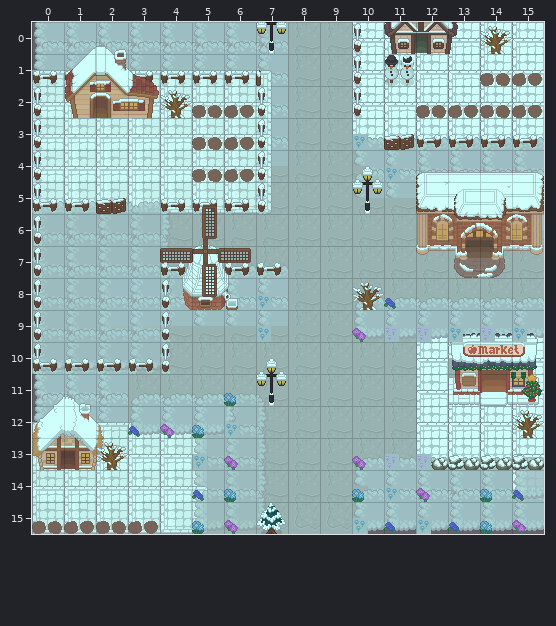
Tiled map, stored at WinterFarm.tmx. The picture above was drawn from the file before the commit.
Cells are 32x32 px. Shown: x 0..15, y 0..15.
Once edited:
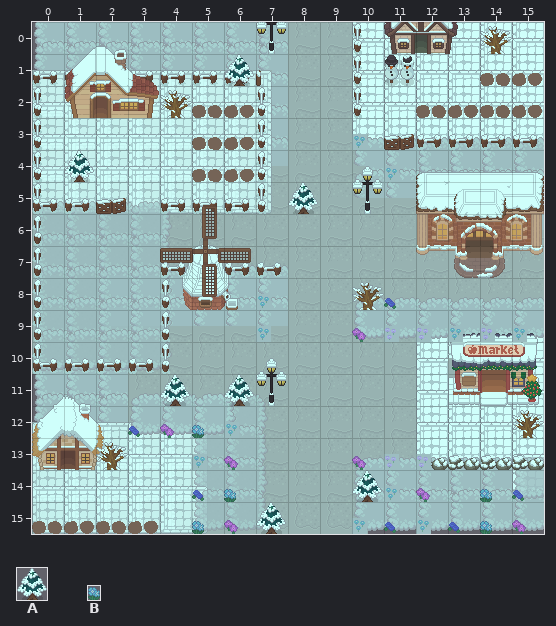
Key: from "winterTiles": A 14 "trees2W", B 25 "iceflowers3".
_ is an empty cell.
Diff:
Layer "Tile Layer 4":
y 1: x 6 _ -> A
y 4: x 1 _ -> A
y 5: x 8 _ -> A
y 11: x 4 _ -> A; x 6 B -> A
y 14: x 10 B -> A
Where, in picture pixels (left, top, right, bottom), the same in both pictures:
added: (224, 54, 254, 86)
added: (64, 150, 94, 182)
added: (288, 182, 318, 214)
added: (160, 374, 190, 406)
changed: (224, 374, 254, 406)
changed: (352, 470, 382, 502)
